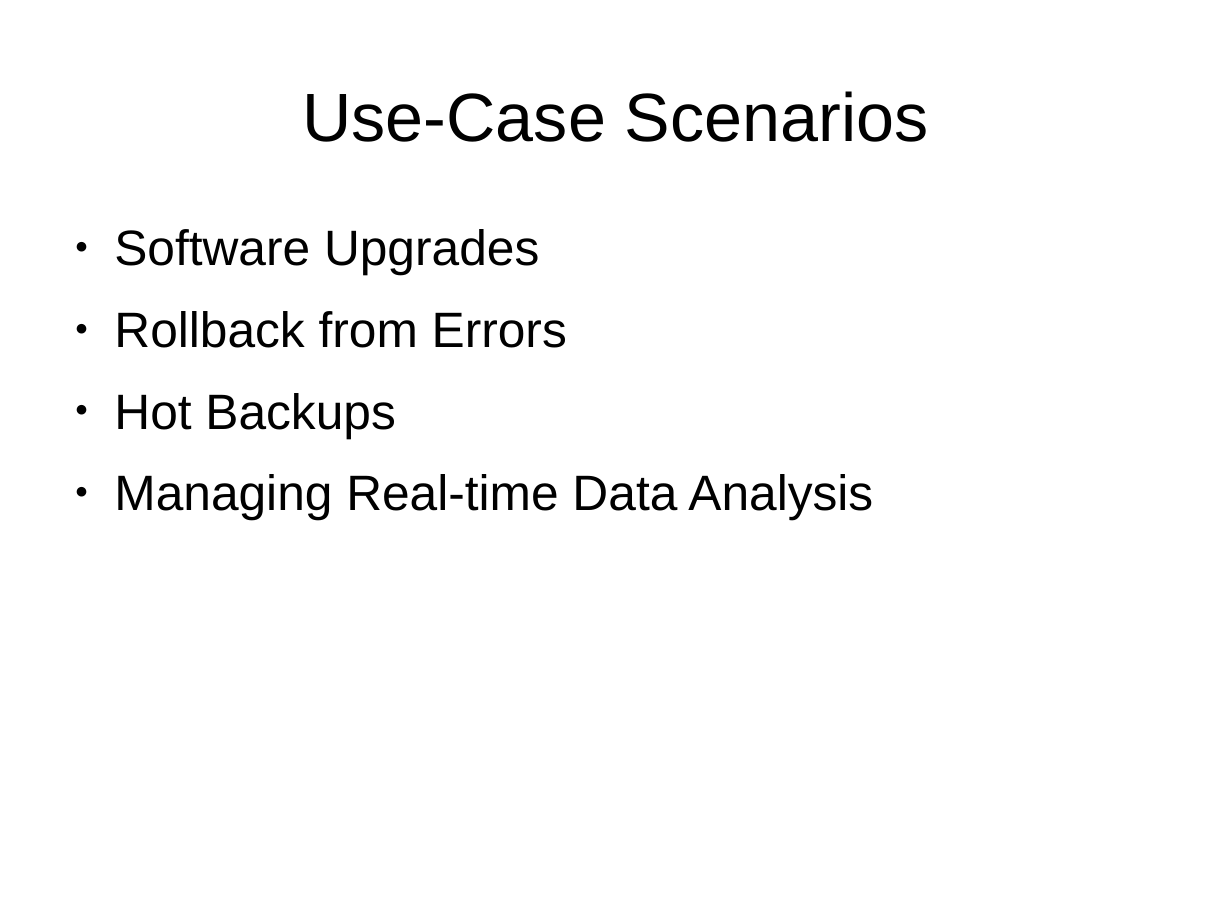
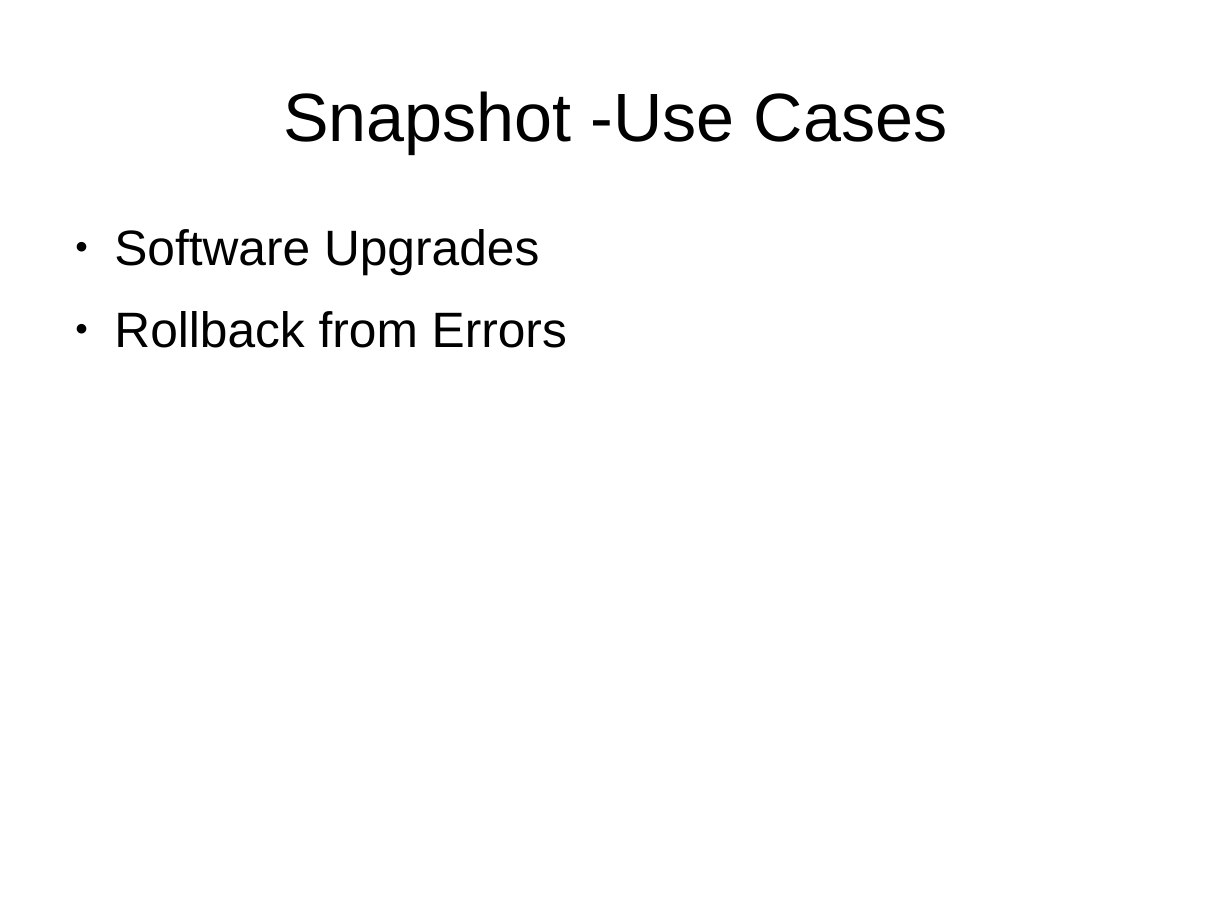
Before and after one commit to pushparajxa/Thesis-Presentation, a slide deck: slide 2 of Final_Presentation.odp (slide 4 before the commit). Drawn at 1232x924 pixels with LibreOffice and Linux fonts; fonts in the diff are those of the drawing. Boxes give left, top, right and bottom in pixels: in the first picture for what was removed or moved away, otherwise in the second. Text is boxed around its words. In the diff, an @@ line names an element or a change of style, - is before the commit and + after.

```diff
--- a/Final_Presentation.odp
+++ b/Final_Presentation.odp
@@ title at <box>283,91,948,153</box>: text changed @@
-Use-Case Scenarios
+Snapshot -Use Cases
@@ text at <box>114,393,873,520</box>: paragraphs removed @@
-● Hot Backups
-● Managing Real-time Data Analysis
```
Also in this commit, not shown: 16 other slides changed, 5 slides added, 22 slides removed, 5 other files.
